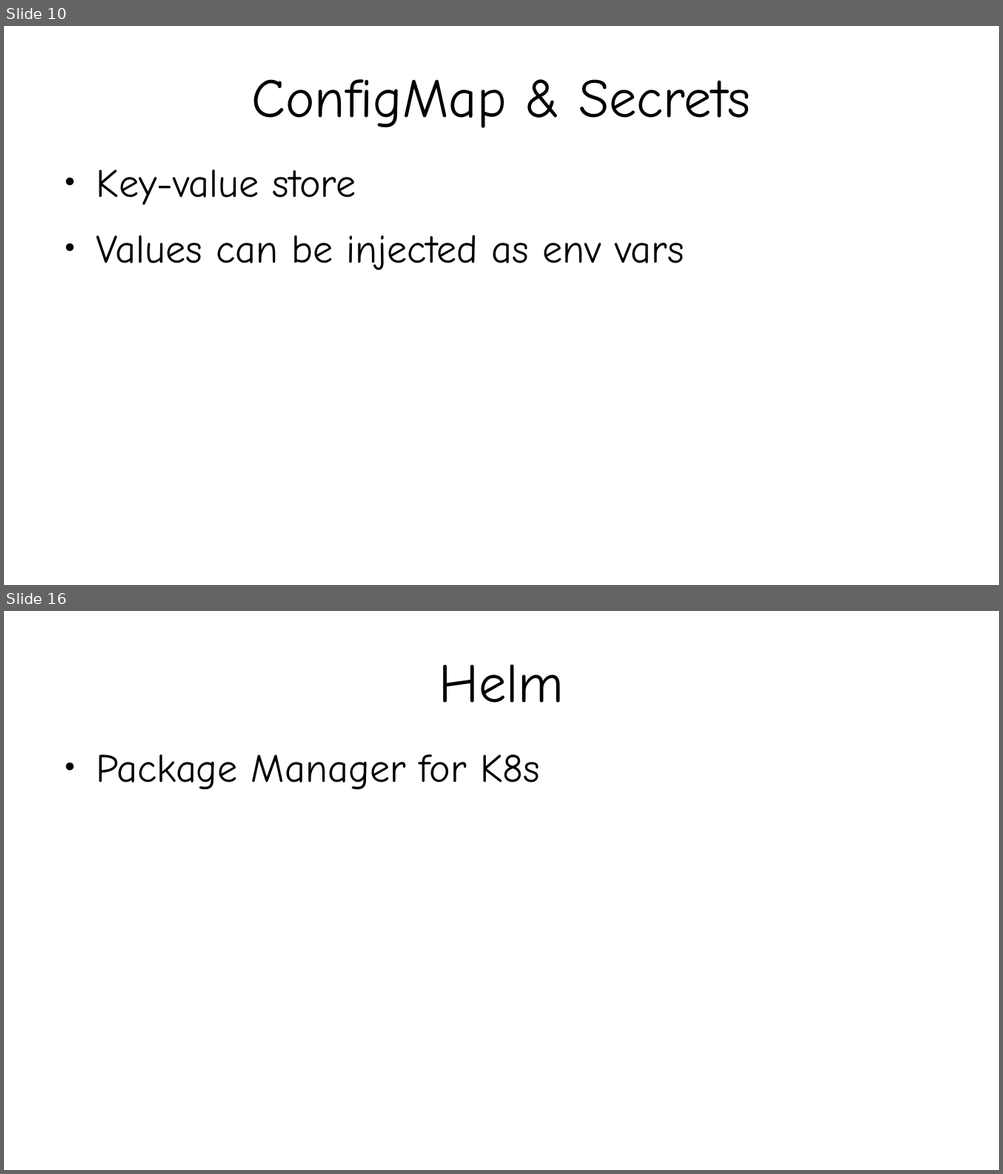
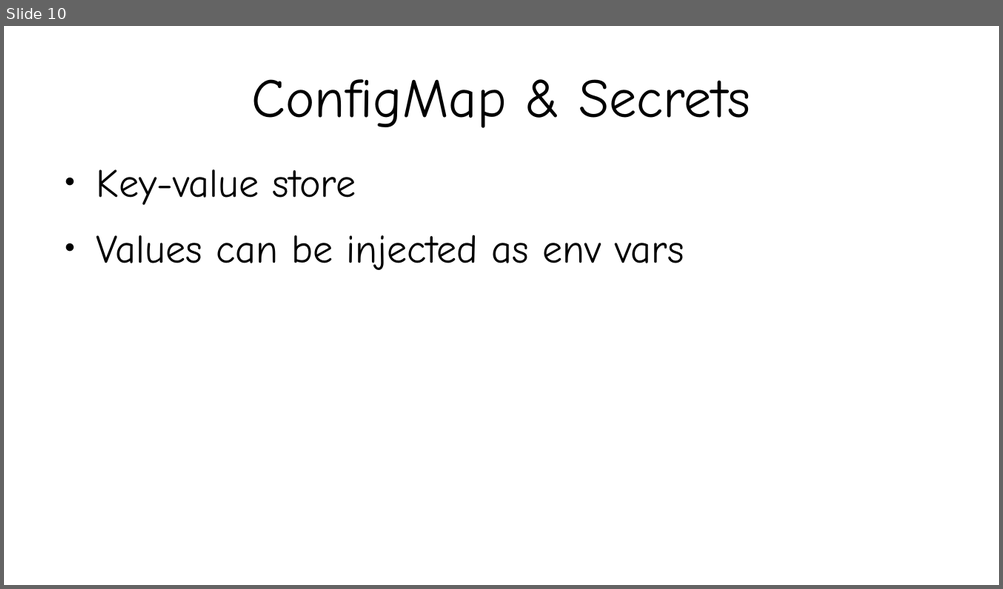
Before and after one commit to kislaykishore/microservices, a slide deck: Kubernetes.odp. Shown one above the other, each under a label of ours: slides 10 and 16 before the commit, slide 10 after it; the slides between them are not shown. The pictures are 1003x1174 and 1003x589 pixels, drawn with LibreOffice and Linux fonts; fonts in the diff are those of the drawing. Boxes give left, top, right and bottom in pixels: in the first picture for what was removed or moved away, otherwise in the second. Text is boxed around its words. In the diff, an @@ line names an element or a change of style, - is before the commit and + after.

```diff
--- a/Kubernetes.odp
+++ b/Kubernetes.odp
@@ slide 16 removed at box(4, 611, 999, 1170), background #FFFFFF @@
@@ title removed at box(438, 664, 563, 703) @@
-Helm
@@ text removed at box(96, 755, 540, 790) @@
-● Package Manager for K8s
```
Also in this commit, not shown: 1 slide changed, 5 slides added, 4 other slides removed.
